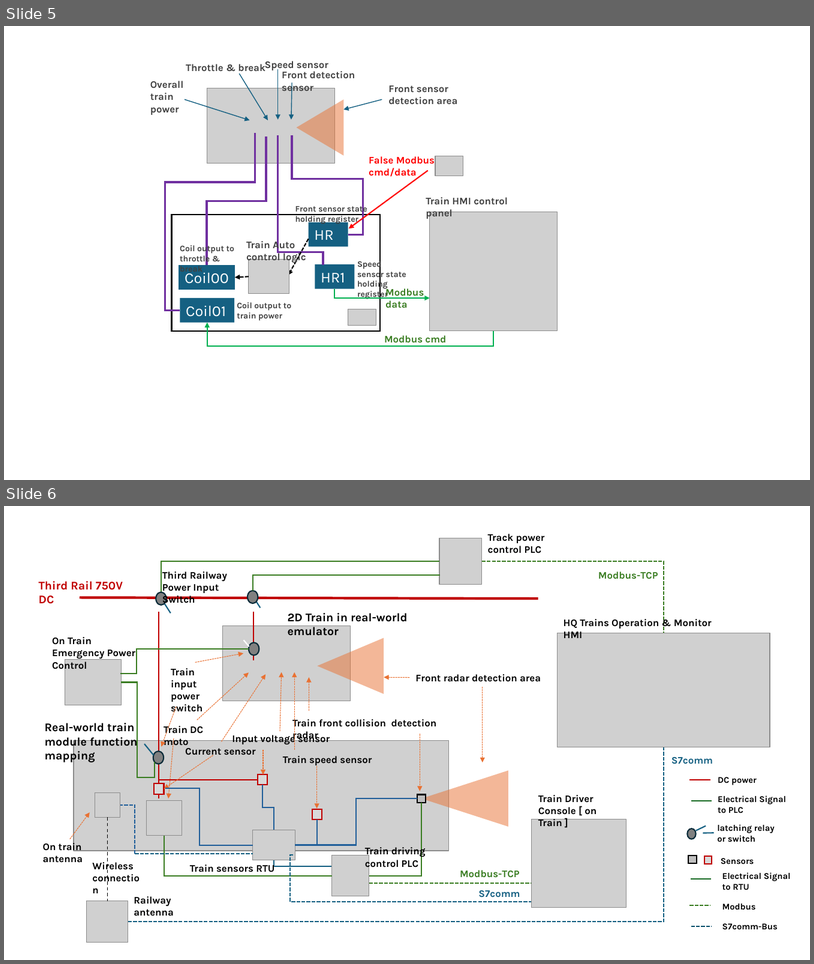
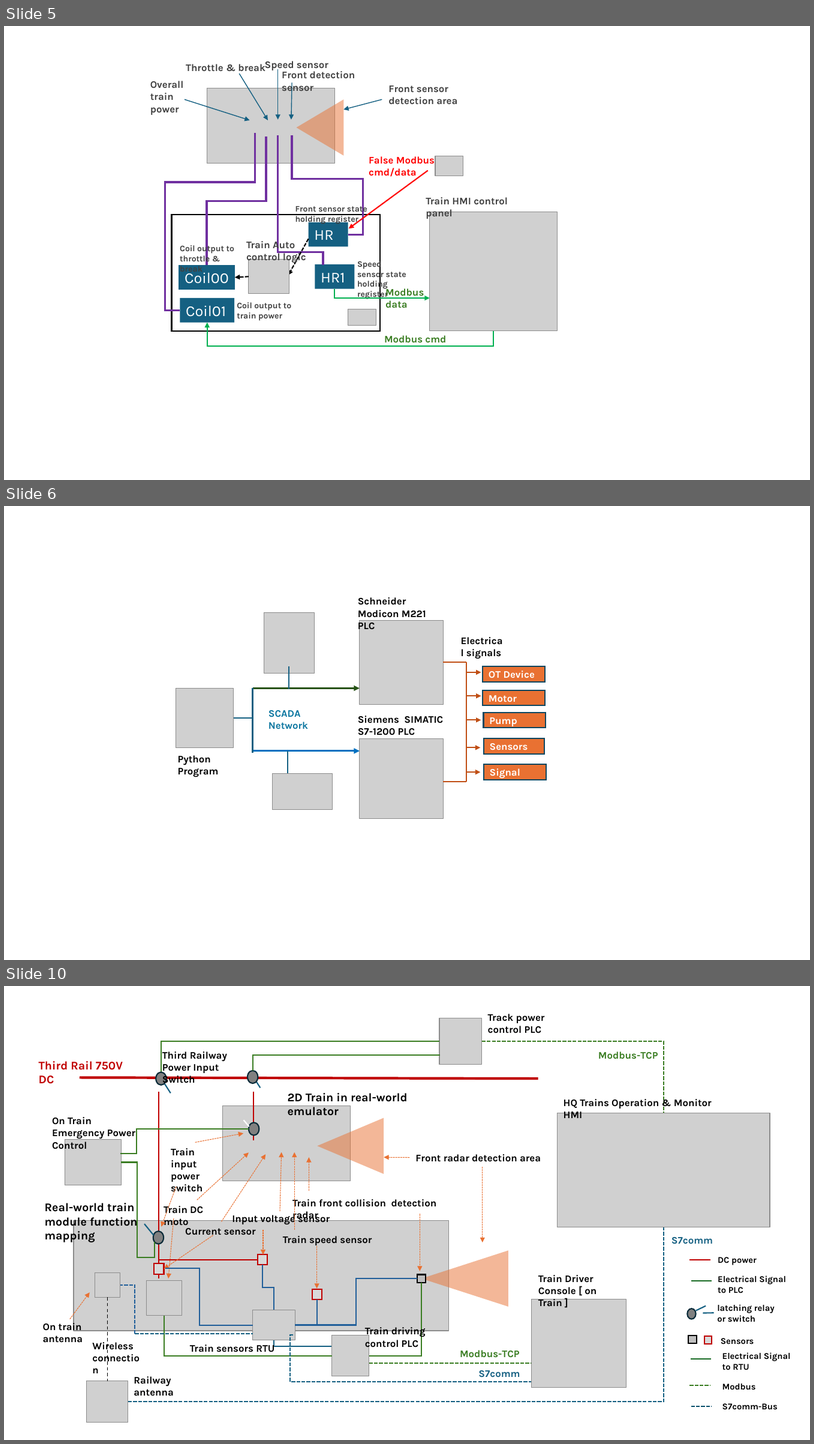
Before and after one commit to LiuYuancheng/PLC_and_RTU_Simulator, a slide deck: doc/designDoc.pptx. Shown one above the other, each under a label of ours: slides 5 and 6 before the commit, slides 5, 6 and 10 after it; the slides between them are not shown. The pictures are 814x964 and 814x1444 pixels, drawn with LibreOffice and Linux fonts; fonts in the diff are those of the drawing; grey boxes stand for pictures. Boxes give left, top, right and bottom in pixels: in the first picture for what was removed or moved away, otherwise in the second. Text is boxed around its words. In the diff, an @@ line names an element or a change of style, - is before the commit and + after.

```diff
--- a/doc/designDoc.pptx
+++ b/doc/designDoc.pptx
@@ slide 6 added at [4, 506, 810, 960], background #FFFFFF @@
@@ picture added at [264, 612, 314, 673] @@
@@ text added at [358, 597, 426, 632], 12 pt, text #000000, bold @@
+Schneider Modicon M221 PLC
@@ picture added at [360, 621, 443, 704] @@
@@ text added at [467, 649, 501, 659], 12 pt, text #000000, bold @@
+Electrical signals
@@ line added from (289, 666) to (289, 688), #156082 1.5 pt @@
@@ line added from (444, 662) to (467, 662), #C04F15 1.5 pt @@
@@ line added from (467, 662) to (467, 781), #C04F15 1.5 pt @@
@@ rectangle added at [483, 666, 545, 681], fill #E97132, outline #104760 1.5 pt, 12 pt, text #FFFFFF, bold @@
+OT Device
@@ arrow added from (467, 672) to (482, 672), #C04F15 1.5 pt @@
@@ picture added at [176, 688, 234, 747] @@
@@ arrow added from (252, 688) to (360, 688), #275417 2.25 pt @@
@@ line added from (252, 688) to (252, 753), #156082 1.5 pt @@
@@ arrow added from (467, 696) to (482, 696), #C04F15 1.5 pt @@
@@ rectangle added at [483, 690, 545, 705], fill #E97132, outline #104760 1.5 pt, 12 pt, text #FFFFFF, bold @@
+Motor
@@ line added from (234, 718) to (252, 718), #156082 1.5 pt @@
@@ text added at [269, 710, 308, 729], 12 pt, text #0B76A0, bold @@
+SCADA Network
@@ text added at [358, 715, 443, 735], 12 pt, text #000000, bold @@
+Siemens SIMATIC S7-1200 PLC
@@ arrow added from (467, 720) to (482, 720), #C04F15 1.5 pt @@
@@ rectangle added at [484, 712, 546, 727], fill #E97132, outline #104760 1.5 pt, 12 pt, text #FFFFFF, bold @@
+Pump
@@ picture added at [360, 739, 443, 818] @@
@@ rectangle added at [484, 738, 544, 753], fill #E97132, outline #104760 1.5 pt, 12 pt, text #FFFFFF, bold @@
+Sensors
@@ text added at [178, 755, 219, 777], 12 pt, text #000000, bold @@
+Python Program
@@ arrow added from (252, 751) to (360, 751), #0070C0 2.25 pt @@
@@ line added from (288, 751) to (288, 774), #156082 1.5 pt @@
@@ arrow added from (467, 747) to (481, 747), #C04F15 1.5 pt @@
@@ picture added at [273, 774, 332, 810] @@
@@ arrow added from (467, 772) to (481, 772), #C04F15 1.5 pt @@
@@ rectangle added at [484, 765, 546, 780], fill #E97132, outline #104760 1.5 pt, 12 pt, text #FFFFFF, bold @@
+Signal
@@ line added from (444, 781) to (467, 781), #C04F15 1.5 pt @@
@@ what was slide 6 is now slide 10 @@
```
Also in this commit, not shown: 3 other slides added, 2 other files.
